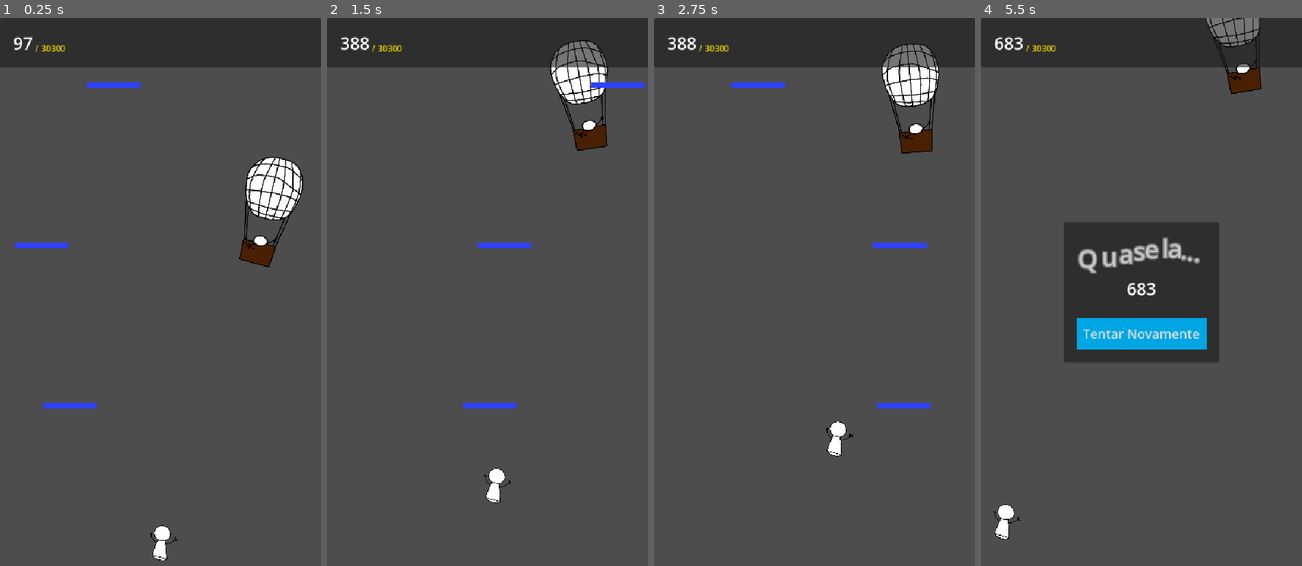
Above: before the commit, frames 1-4 (left to right).
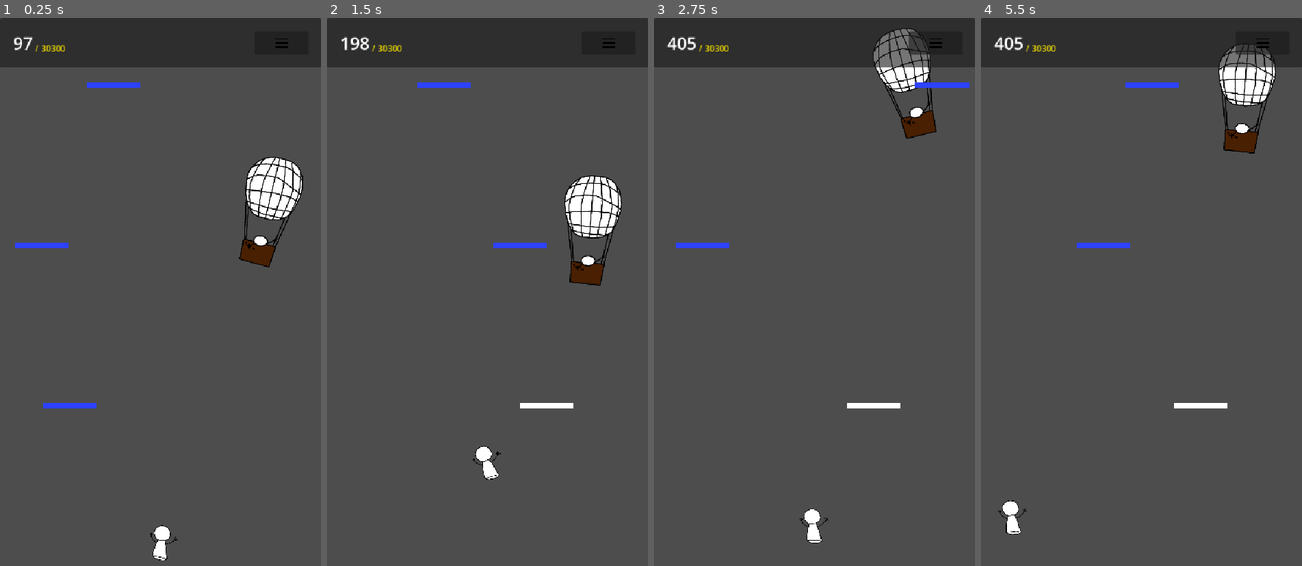
Above: after the commit, the same moments.

Repository: imLymei/mothers-day-game
Game: Godot game, scene res://Scenes/World/World.tscn
Two runs of this game, one before a commit and one after it. Both use one fixed random seed, a clock stepped at 60 frames per second and the inputs below.
Inputs (mouse positions are in pixels of both pictures, inside the frame that each line leads up to):
- Up to frame 1 (0.25 s): no input
- Up to frame 2 (1.5 s): click (609, 39) at 0.52 s; click (487, 292) at 1.25 s, where only the run after the commit has a clickable "Tentar Novamente"
- Up to frame 3 (2.75 s): move the mouse to (885, 264) at 2.02 s; click (885, 264) at 2.17 s
- Up to frame 4 (5.5 s): drag from (1077, 319) to (1125, 401) at 2.77 s; move the mouse to (1173, 171) at 3.52 s; click (1173, 171) at 3.67 s; drag from (1125, 401) to (1045, 209) at 4.27 s; move the mouse to (1237, 374) at 5.02 s; click (1237, 374) at 5.17 s

The runs differ from the first frame. In frame 1, less than 0.1% of the frame differs, in the area x 85-90%, y 3-6%; in frame 2, 5.6%; in frame 3, 3.9%; in frame 4, 15%, in the area x 3-92%, y 0-96%.

Commit message:
feat: add pause menu

Diff:
--- a/Scenes/Player/Player.gd
+++ b/Scenes/Player/Player.gd
@@ -71,14 +71,21 @@
 
 
 func _input(event: InputEvent) -> void:
+	var screen_x_center := screen_size.x / 2
+	var screen_y_center := screen_size.y / 2
+
 	if event is InputEventScreenTouch:
 		var touch_event := event as InputEventScreenTouch
+		if touch_event.position.y < screen_y_center:
+			is_touching = false
+			touch_index = -1
+			current_direction = 0
+			return
 
 		if touch_event.pressed:
 			is_touching = true
 			touch_index = touch_event.index
 
-			var screen_x_center := screen_size.x / 2
 			if touch_event.position.x < screen_x_center:
 				current_direction = -1
 			else:
@@ -90,9 +97,13 @@
 
 	elif event is InputEventScreenDrag:
 		var drag_event := event as InputEventScreenDrag
+		if drag_event.position.y < screen_y_center:
+			is_touching = false
+			touch_index = -1
+			current_direction = 0
+			return
 
 		if is_touching and touch_index == drag_event.index:
-			var screen_x_center := screen_size.x / 2
 			if drag_event.position.x < screen_x_center:
 				current_direction = -1
 			else:
--- a/Scenes/World/World.gd
+++ b/Scenes/World/World.gd
@@ -37,6 +37,7 @@
 @onready var win_screen: CenterContainer = %WinScreen
 @onready var game_over_screen: CenterContainer = %GameOverScreen
 @onready var final_score_label: Label = %FinalScoreLabel
+@onready var menu_screen: PanelContainer = %MenuScreen
 
 
 func _ready() -> void:
@@ -186,3 +187,32 @@
 	for child in platforms.get_children():
 		platforms.remove_child(child)
 	restart()
+
+
+func _on_menu_button_pressed() -> void:
+	get_tree().paused = true
+	menu_screen.show()
+
+
+func _on_unpause_button_pressed() -> void:
+	get_tree().paused = false
+	menu_screen.hide()
+
+
+func _on_reset_button_pressed() -> void:
+	get_tree().paused = false
+	menu_screen.hide()
+
+	total_platforms = 0
+
+	camera_2d.limit_bottom = 0
+	camera_2d.global_position.y = 0
+	camera_2d.position_smoothing_speed = 10
+	is_game_running = false
+	player.can_move = false
+
+	last_platform_height = 0
+
+	for child in platforms.get_children():
+		platforms.remove_child(child)
+	restart()
--- a/Scenes/World/World.tscn
+++ b/Scenes/World/World.tscn
@@ -8,6 +8,7 @@
 [ext_resource type="Theme" uid="uid://bxy7t0fosymcb" path="res://Resources/Style/ButtonStyle.tres" id="6_hveh7"]
 [ext_resource type="PackedScene" uid="uid://dolm4pb67jlub" path="res://Scenes/Platform/WeakPlatform/WeakPlatform.tscn" id="7_87yka"]
 [ext_resource type="PackedScene" uid="uid://0irr402fx0op" path="res://Scenes/Child/Child.tscn" id="7_kjd5s"]
+[ext_resource type="Texture2D" uid="uid://d2ycuds0puhx8" path="res://Resources/MenuIcon.png" id="8_p7pgw"]
 
 [sub_resource type="RectangleShape2D" id="RectangleShape2D_0nbjp"]
 size = Vector2(612, 20)
@@ -85,6 +86,17 @@
 theme_override_colors/font_color = Color(0.928218, 0.848255, 7.70092e-07, 1)
 text = "[HIGH_SCORE]"
 vertical_alignment = 2
+
+[node name="Control" type="Control" parent="UI/ScreenContainer/HeaderContainer/MarginContainer/HBoxContainer"]
+layout_mode = 2
+size_flags_horizontal = 3
+
+[node name="MenuButton" type="Button" parent="UI/ScreenContainer/HeaderContainer/MarginContainer/HBoxContainer"]
+custom_minimum_size = Vector2(100, 0)
+layout_mode = 2
+icon = ExtResource("8_p7pgw")
+icon_alignment = 1
+expand_icon = true
 
 [node name="GameOverScreen" type="CenterContainer" parent="UI/ScreenContainer"]
 unique_name_in_owner = true
@@ -190,5 +202,58 @@
 theme_override_font_sizes/font_size = 24
 text = "Jogar Novamente"
 
+[node name="MenuScreen" type="PanelContainer" parent="UI/ScreenContainer"]
+unique_name_in_owner = true
+process_mode = 2
+visible = false
+layout_mode = 1
+anchors_preset = 15
+anchor_right = 1.0
+anchor_bottom = 1.0
+grow_horizontal = 2
+grow_vertical = 2
+
+[node name="CenterContainer" type="CenterContainer" parent="UI/ScreenContainer/MenuScreen"]
+layout_mode = 2
+
+[node name="MarginContainer" type="MarginContainer" parent="UI/ScreenContainer/MenuScreen/CenterContainer"]
+layout_mode = 2
+theme_override_constants/margin_left = 24
+theme_override_constants/margin_top = 24
+theme_override_constants/margin_right = 24
+theme_override_constants/margin_bottom = 24
+
+[node name="VBoxContainer" type="VBoxContainer" parent="UI/ScreenContainer/MenuScreen/CenterContainer/MarginContainer"]
+layout_mode = 2
+theme_override_constants/separation = 32
+
+[node name="RichTextLabel" type="RichTextLabel" parent="UI/ScreenContainer/MenuScreen/CenterContainer/MarginContainer/VBoxContainer"]
+layout_mode = 2
+theme_override_font_sizes/normal_font_size = 32
+bbcode_enabled = true
+text = "Jogo Pausado"
+fit_content = true
+autowrap_mode = 0
+horizontal_alignment = 1
+
+[node name="VBoxContainer" type="VBoxContainer" parent="UI/ScreenContainer/MenuScreen/CenterContainer/MarginContainer/VBoxContainer"]
+layout_mode = 2
+theme_override_constants/separation = 12
+
+[node name="ResetButton" type="Button" parent="UI/ScreenContainer/MenuScreen/CenterContainer/MarginContainer/VBoxContainer/VBoxContainer"]
+layout_mode = 2
+theme = ExtResource("6_hveh7")
+theme_override_font_sizes/font_size = 24
+text = "Tentar Novamente"
+
+[node name="UnpauseButton" type="Button" parent="UI/ScreenContainer/MenuScreen/CenterContainer/MarginContainer/VBoxContainer/VBoxContainer"]
+layout_mode = 2
+theme = ExtResource("6_hveh7")
+theme_override_font_sizes/font_size = 24
+text = "Voltar"
+
+[connection signal="pressed" from="UI/ScreenContainer/HeaderContainer/MarginContainer/HBoxContainer/MenuButton" to="." method="_on_menu_button_pressed"]
 [connection signal="pressed" from="UI/ScreenContainer/GameOverScreen/PanelContainer/MarginContainer/VBoxContainer/RestartButton" to="." method="_on_restart_button_pressed"]
 [connection signal="pressed" from="UI/ScreenContainer/WinScreen/PanelContainer/MarginContainer/VBoxContainer/PlayAgainButton" to="." method="_on_play_again_button_pressed"]
+[connection signal="pressed" from="UI/ScreenContainer/MenuScreen/CenterContainer/MarginContainer/VBoxContainer/VBoxContainer/ResetButton" to="." method="_on_reset_button_pressed"]
+[connection signal="pressed" from="UI/ScreenContainer/MenuScreen/CenterContainer/MarginContainer/VBoxContainer/VBoxContainer/UnpauseButton" to="." method="_on_unpause_button_pressed"]
Binary file added: Resources/MenuIcon.png
Not shown, added: Resources/MenuIcon.png.import
Not shown: 1 places in Scenes/World/World.tscn that only renumber resources
